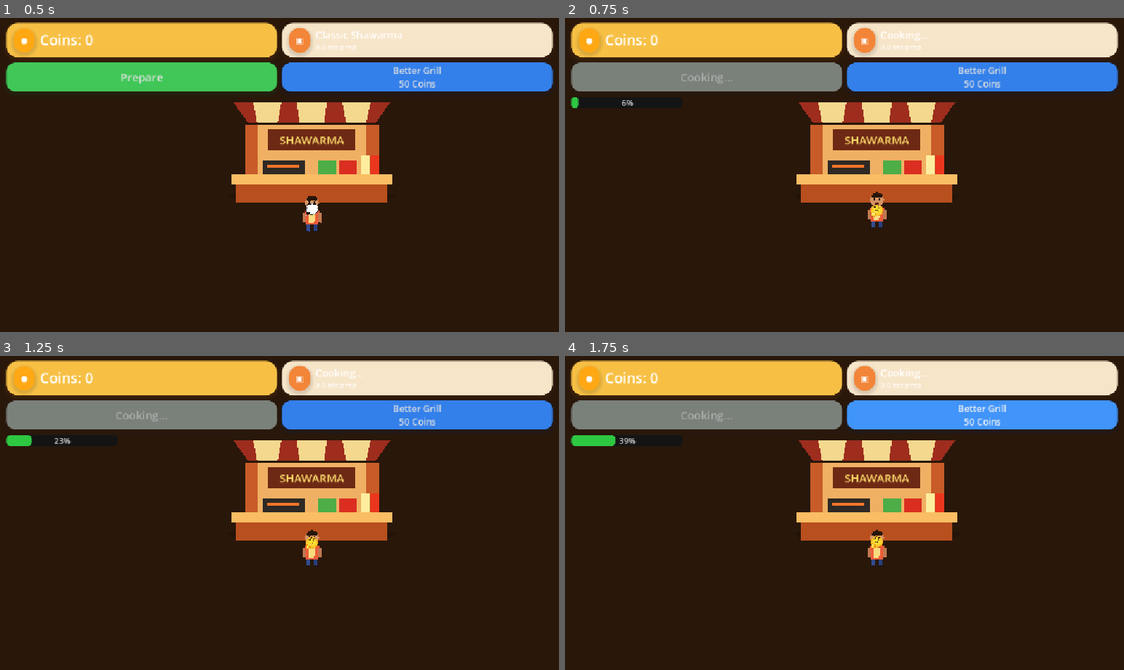
Above: before the commit, frames 1-4 (two rows, left to right).
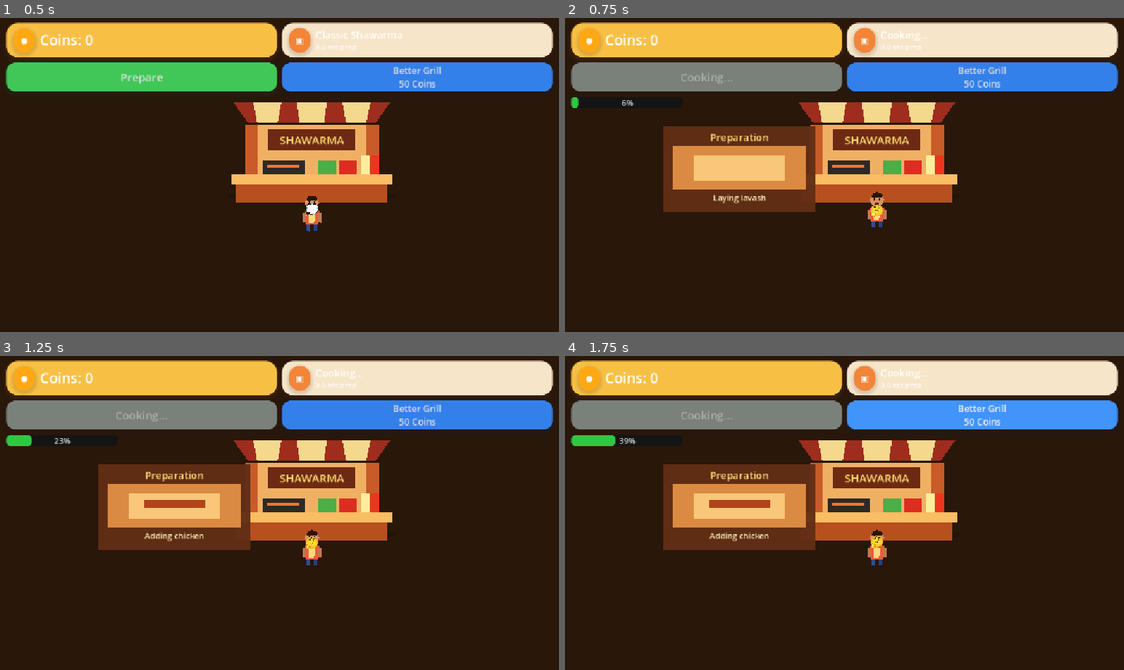
Above: after the commit, the same moments.

Repository: pyto159/ShawarmaEmpire
Game: Godot game, scene res://Scenes/Main.tscn
The game is run twice, just before and just after one commit, with the same random seed, the same clock (stepped at 60 frames per second) and the same inputs.
Inputs:
- Up to frame 1 (0.5 s): no input
- Up to frame 2 (0.75 s): click "Prepare" at 0.5 s
- Up to frame 3 (1.25 s): no input
- Up to frame 4 (1.75 s): click "Better Grill 50 Coins" at 1.25 s

Frame 1 is identical in both runs. In frame 2, 7.4% of the frame differs, in the area x 17-45%, y 34-62%; in frame 3, 7.4%; in frame 4, 7.4%.

Commit message:
Add shawarma preparation table sequence

Diff:
--- a/shawarma-empire/Scenes/Main.tscn
+++ b/shawarma-empire/Scenes/Main.tscn
@@ -1,11 +1,12 @@
-[gd_scene load_steps=14 format=3 uid="uid://main"]
+[gd_scene load_steps=15 format=3 uid="uid://main"]
 
 [ext_resource type="Script" path="res://Scenes/Main.gd" id="1_main"]
 [ext_resource type="Script" path="res://Scripts/Queue/QueueSystem.gd" id="3_queue_system"]
 [ext_resource type="Script" path="res://Scripts/Queue/QueuePoint2D.gd" id="4_queue_point"]
 [ext_resource type="Script" path="res://Scripts/Stand/ShawarmaStand.gd" id="5_stand"]
 [ext_resource type="PackedScene" path="res://Scenes/Stand/CookingStand.tscn" id="6_cooking_stand"]
-[ext_resource type="PackedScene" path="res://Scenes/UI/GameHUD.tscn" id="7_game_hud"]
+[ext_resource type="PackedScene" path="res://Scenes/Stand/PreparationTable.tscn" id="7_preparation_table"]
+[ext_resource type="PackedScene" path="res://Scenes/UI/GameHUD.tscn" id="8_game_hud"]
 [ext_resource type="PackedScene" path="res://Scenes/Customer/Customer.tscn" id="13_customer"]
 [ext_resource type="Script" path="res://Scripts/Spawning/Spawner2D.gd" id="9_spawner"]
 [ext_resource type="Script" path="res://Scripts/Spawning/SpawnPoint2D.gd" id="10_spawn_point"]
@@ -205,6 +206,10 @@
 [node name="CookingStand" parent="World" instance=ExtResource("6_cooking_stand")]
 position = Vector2(640, 92)
 
+[node name="PreparationTable" parent="World" instance=ExtResource("7_preparation_table")]
+position = Vector2(368, 310)
+cooking_stand_path = NodePath("../CookingStand")
+
 [node name="SpawnedCustomers" type="Node2D" parent="World"]
 
 [node name="CustomerSpawner" type="Node2D" parent="World"]
--- /dev/null
+++ b/shawarma-empire/Scenes/Stand/PreparationTable.tscn
@@ -0,0 +1,89 @@
+[gd_scene load_steps=2 format=3 uid="uid://preparationtable"]
+
+[ext_resource type="Script" path="res://Scripts/Stand/PreparationTable.gd" id="1_preparation_table"]
+
+[node name="PreparationTable" type="Node2D"]
+script = ExtResource("1_preparation_table")
+
+[node name="Panel" type="ColorRect" parent="."]
+offset_left = -150.0
+offset_top = -70.0
+offset_right = 150.0
+offset_bottom = 100.0
+color = Color(0.38, 0.18, 0.08, 0.96)
+
+[node name="TitleLabel" type="Label" parent="Panel"]
+layout_mode = 0
+offset_left = 12.0
+offset_top = 8.0
+offset_right = 288.0
+offset_bottom = 34.0
+theme_override_colors/font_color = Color(1, 0.86, 0.46, 1)
+theme_override_font_sizes/font_size = 20
+text = "Preparation"
+horizontal_alignment = 1
+vertical_alignment = 1
+
+[node name="Board" type="ColorRect" parent="Panel"]
+layout_mode = 0
+offset_left = 18.0
+offset_top = 40.0
+offset_right = 282.0
+offset_bottom = 126.0
+color = Color(0.86, 0.54, 0.26, 1)
+
+[node name="Lavash" type="ColorRect" parent="Panel/Board"]
+layout_mode = 0
+offset_left = 42.0
+offset_top = 18.0
+offset_right = 222.0
+offset_bottom = 68.0
+color = Color(0.97, 0.78, 0.48, 1)
+
+[node name="Meat" type="ColorRect" parent="Panel/Board"]
+layout_mode = 0
+offset_left = 72.0
+offset_top = 30.0
+offset_right = 192.0
+offset_bottom = 48.0
+color = Color(0.69, 0.27, 0.1, 1)
+
+[node name="GarlicSauce" type="ColorRect" parent="Panel/Board"]
+layout_mode = 0
+offset_left = 58.0
+offset_top = 24.0
+offset_right = 206.0
+offset_bottom = 34.0
+color = Color(1, 0.94, 0.67, 1)
+
+[node name="RolledShawarma" type="ColorRect" parent="Panel/Board"]
+layout_mode = 0
+offset_left = 82.0
+offset_top = 18.0
+offset_right = 182.0
+offset_bottom = 68.0
+color = Color(0.93, 0.64, 0.34, 1)
+
+[node name="CompleteLabel" type="Label" parent="Panel/Board"]
+layout_mode = 0
+offset_left = 42.0
+offset_top = 24.0
+offset_right = 222.0
+offset_bottom = 62.0
+theme_override_colors/font_color = Color(0.33, 0.13, 0.04, 1)
+theme_override_font_sizes/font_size = 22
+text = "DONE"
+horizontal_alignment = 1
+vertical_alignment = 1
+
+[node name="StatusLabel" type="Label" parent="Panel"]
+layout_mode = 0
+offset_left = 12.0
+offset_top = 130.0
+offset_right = 288.0
+offset_bottom = 154.0
+theme_override_colors/font_color = Color(1, 0.94, 0.74, 1)
+theme_override_font_sizes/font_size = 16
+text = "Laying lavash"
+horizontal_alignment = 1
+vertical_alignment = 1
--- /dev/null
+++ b/shawarma-empire/Scripts/Stand/PreparationTable.gd
@@ -0,0 +1,150 @@
+extends Node2D
+class_name PreparationTable
+
+const COMPLETED_HIDE_DELAY_SECONDS: float = 0.45
+const LAVASH_STEP_PROGRESS: float = 0.0
+const MEAT_STEP_PROGRESS: float = 0.2
+const SAUCE_STEP_PROGRESS: float = 0.4
+const ROLL_STEP_PROGRESS: float = 0.6
+const COMPLETE_STEP_PROGRESS: float = 0.8
+
+@export var cooking_stand_path: NodePath
+
+@onready var _title_label: Label = $Panel/TitleLabel
+@onready var _status_label: Label = $Panel/StatusLabel
+@onready var _lavash: ColorRect = $Panel/Board/Lavash
+@onready var _meat: ColorRect = $Panel/Board/Meat
+@onready var _sauce: ColorRect = $Panel/Board/GarlicSauce
+@onready var _rolled_shawarma: ColorRect = $Panel/Board/RolledShawarma
+@onready var _complete_label: Label = $Panel/Board/CompleteLabel
+
+var _cooking_stand: CookingStand
+var _hide_timer: Timer = Timer.new()
+
+
+func _ready() -> void:
+	visible = false
+	_configure_hide_timer()
+	_resolve_configured_cooking_stand()
+	_connect_cooking_stand_signals()
+	_show_progress_step(LAVASH_STEP_PROGRESS)
+
+
+func _exit_tree() -> void:
+	_disconnect_cooking_stand_signals()
+
+
+func set_cooking_stand(cooking_stand: CookingStand) -> void:
+	if _cooking_stand == cooking_stand:
+		return
+
+	_disconnect_cooking_stand_signals()
+	_cooking_stand = cooking_stand
+	_connect_cooking_stand_signals()
+	_reset_table()
+
+
+func _configure_hide_timer() -> void:
+	_hide_timer.one_shot = true
+	_hide_timer.timeout.connect(_on_hide_timer_timeout)
+	add_child(_hide_timer)
+
+
+func _resolve_configured_cooking_stand() -> void:
+	if cooking_stand_path.is_empty():
+		return
+
+	var cooking_node: Node = get_node_or_null(cooking_stand_path)
+	if cooking_node is CookingStand:
+		_cooking_stand = cooking_node as CookingStand
+
+
+func _connect_cooking_stand_signals() -> void:
+	if _cooking_stand == null:
+		return
+
+	if not _cooking_stand.cooking_started.is_connected(_on_cooking_started):
+		_cooking_stand.cooking_started.connect(_on_cooking_started)
+
+	if not _cooking_stand.cooking_progress_changed.is_connected(_on_cooking_progress_changed):
+		_cooking_stand.cooking_progress_changed.connect(_on_cooking_progress_changed)
+
+	if not _cooking_stand.cooking_completed.is_connected(_on_cooking_completed):
+		_cooking_stand.cooking_completed.connect(_on_cooking_completed)
+
+	if not _cooking_stand.cooking_cancelled.is_connected(_on_cooking_cancelled):
+		_cooking_stand.cooking_cancelled.connect(_on_cooking_cancelled)
+
+
+func _disconnect_cooking_stand_signals() -> void:
+	if _cooking_stand == null:
+		return
+
+	if _cooking_stand.cooking_started.is_connected(_on_cooking_started):
+		_cooking_stand.cooking_started.disconnect(_on_cooking_started)
+
+	if _cooking_stand.cooking_progress_changed.is_connected(_on_cooking_progress_changed):
+		_cooking_stand.cooking_progress_changed.disconnect(_on_cooking_progress_changed)
+
+	if _cooking_stand.cooking_completed.is_connected(_on_cooking_completed):
+		_cooking_stand.cooking_completed.disconnect(_on_cooking_completed)
+
+	if _cooking_stand.cooking_cancelled.is_connected(_on_cooking_cancelled):
+		_cooking_stand.cooking_cancelled.disconnect(_on_cooking_cancelled)
+
+
+func _show_progress_step(progress: float) -> void:
+	var safe_progress: float = clampf(progress, 0.0, 1.0)
+	var is_rolled: bool = safe_progress >= ROLL_STEP_PROGRESS
+	_lavash.visible = not is_rolled and safe_progress >= LAVASH_STEP_PROGRESS
+	_meat.visible = not is_rolled and safe_progress >= MEAT_STEP_PROGRESS
+	_sauce.visible = not is_rolled and safe_progress >= SAUCE_STEP_PROGRESS
+	_rolled_shawarma.visible = is_rolled
+	_complete_label.visible = safe_progress >= COMPLETE_STEP_PROGRESS
+	_update_status_label(safe_progress)
+
+
+func _update_status_label(progress: float) -> void:
+	if progress >= COMPLETE_STEP_PROGRESS:
+		_status_label.text = "Ready shawarma!"
+	elif progress >= ROLL_STEP_PROGRESS:
+		_status_label.text = "Rolling wrap"
+	elif progress >= SAUCE_STEP_PROGRESS:
+		_status_label.text = "Adding garlic sauce"
+	elif progress >= MEAT_STEP_PROGRESS:
+		_status_label.text = "Adding chicken"
+	else:
+		_status_label.text = "Laying lavash"
+
+
+func _reset_table() -> void:
+	_hide_timer.stop()
+	visible = false
+	_show_progress_step(LAVASH_STEP_PROGRESS)
+
+
+func _on_cooking_started(_order: Order) -> void:
+	_hide_timer.stop()
+	_title_label.text = "Preparation"
+	_show_progress_step(LAVASH_STEP_PROGRESS)
+	visible = true
+
+
+func _on_cooking_progress_changed(_order: Order, _remaining_seconds: float, progress: float) -> void:
+	_hide_timer.stop()
+	visible = true
+	_show_progress_step(progress)
+
+
+func _on_cooking_completed(_order: Order) -> void:
+	_show_progress_step(COMPLETE_STEP_PROGRESS)
+	visible = true
+	_hide_timer.start(COMPLETED_HIDE_DELAY_SECONDS)
+
+
+func _on_cooking_cancelled(_order: Order) -> void:
+	_reset_table()
+
+
+func _on_hide_timer_timeout() -> void:
+	_reset_table()
Not shown: 1 places in shawarma-empire/Scenes/Main.tscn that only renumber resources
Not shown, changed: Docs/TECHNICAL.md
